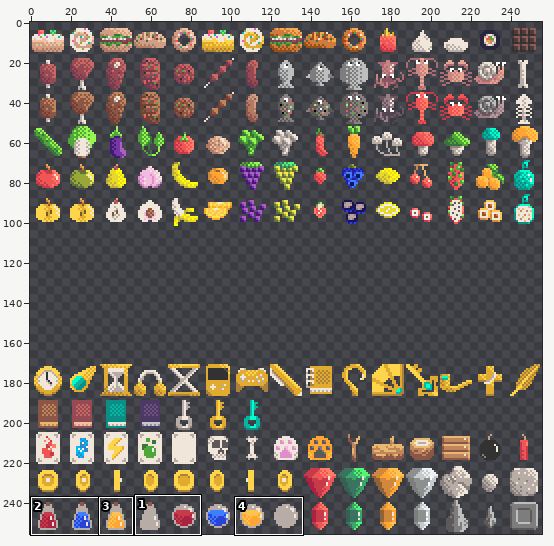
One commit to this sprite sheet: Assets/Yaya/Artwork/Texture/Item.png. Above, an overview of the earlier version with the close-up marked.
Close-up. The starting point:
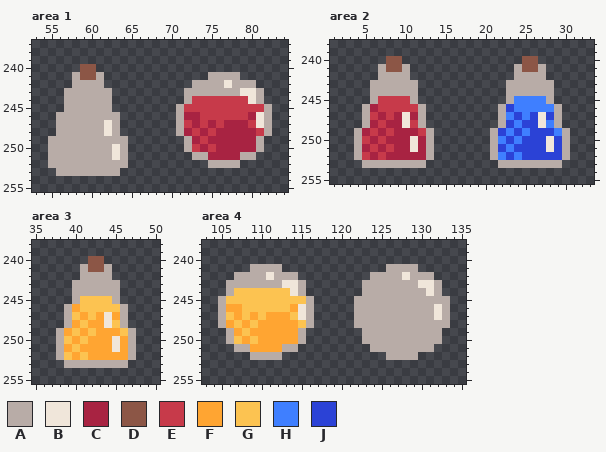
The file is 256x256 pixels. Colours within 5 levels of each other are drawn and written as one. Shown: area 1: x 53..84, y 237..255; area 2: x 1..33, y 238..255; area 3: x 35..50, y 238..255; area 4: x 103..135, y 238..255. The commit also changed other parts of the picture, which this record leaves out.
Palette (. is transparent): A #b8aca7  B #f0e6da  C #a82342  D #8c5646  E #c73a4a  F #ffa532  G #fcc351  H #3f7fff  J #2b42d6
Pixels before, area 1, first column x 55:
240 ....DD......................
241 ...ADDA.............AAAA....
242 ...AAAA...........AAAABAAA..
243 ..AAAAAA.........AAAAAAABBA.
244 ..AAAAAA.........AEEEEEEEBA.
245 ..AAAAAA........AEEEEEEEEEEA
246 .AAAAAAAA.......ACCEEEEEECBA
247 .AAAAAABA.......AECECECCCEBA
248 .AAAAAABA.......ACECECCCCCEA
249 AAAAAAAAAA.......ACECCCCCCA.
250 AAAAAAAABA.......AECECCCCCA.
251 AAAAAAAABA........AACCCCAA..
252 AAAAAAAAAA..........AAAA....
253 .AAAAAAAA...................
Pixels before, area 2, first column x 4:
240 ....DD...............DD....
241 ...ADDA.............ADDA...
242 ...AAAA.............AAAA...
243 ..AAAAAA...........AAAAAA..
244 ..AAAAAA...........AAAAAA..
245 ..AEEEEA...........AHHHHA..
246 .ACEEEEEA.........AJHHHHHA.
247 .AECECBCA.........AHJHJBJA.
248 .ACECCBEA.........AJHJJBHA.
249 ACECECCCEA.......AJHJHJJJHA
250 AECECCCBCA.......AHJHJJJBJA
251 ACECECCBCA.......AJHJJJJBJA
252 AECECCCCCA.......AHJHJJJJJA
253 .AAAAAAAA.........AAAAAAAA.
Pixels before, area 3, first column x 38:
240 ....DD....
241 ...ADDA...
242 ...AAAA...
243 ..AAAAAA..
244 ..AAAAAA..
245 ..AGGGGA..
246 .AFGGGGGA.
247 .AGFGFBFA.
248 .AFGFFBGA.
249 AFGFGFFFGA
250 AGFGFFFBFA
251 AFGFFFFBFA
252 AGFGFFFFFA
253 .AAAAAAAA.
Pixels before, area 4, first column x 105:
241 ....AAAA.............AAAA....
242 ..AAAABAAA.........AAAABAAA..
243 .AAAAAAABBA.......AAAAAAABBA.
244 .AGGGGGGGBA.......AAAAAAAABA.
245 AGGGGGGGGGGA.....AAAAAAAAAAAA
246 AFFGGGGGGFBA.....AAAAAAAAAABA
247 AGFGFGFFFGBA.....AAAAAAAAAABA
248 AFGFGFFFFFGA.....AAAAAAAAAAAA
249 .AFGFFFFFFA.......AAAAAAAAAA.
250 .AGFGFFFFFA.......AAAAAAAAAA.
251 ..AAFFFFAA.........AAAAAAAA..
252 ....AAAA.............AAAA....
New version:
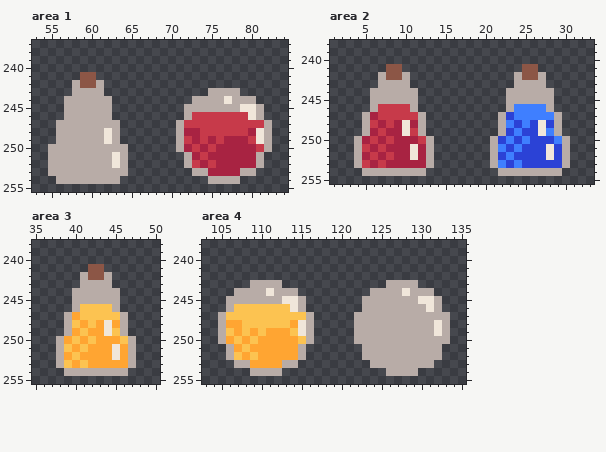
Difference:
Area 1:
y 240: x 59..60 DD -> ..
y 241: x 58 A -> .; x 61 A -> .; x 75..78 AAAA -> ....
y 242: x 59..60 AA -> DD; x 73..80 AAAABAAA -> ........
y 243: x 57 A -> .; x 62 A -> .; x 72..74 AAA -> ...; x 79..81 BBA -> ...
y 244: x 72..81 AEEEEEEEBA -> .AAAABAAA.
y 245: x 71..82 AEEEEEEEEEEA -> .AAAAAAABBA.
y 246: x 56 A -> .; x 63 A -> .; x 71..73 ACC -> .AE; x 80..82 CBA -> BA.
y 247: x 62 B -> A; x 73 C -> E; x 75 C -> E; x 77..79 CCC -> EEE; x 81 B -> E
y 248: x 73..74 EC -> CE; x 76..79 CCCC -> EEEE; x 81 E -> B
y 249: x 55 A -> .; x 62 A -> B; x 64 A -> .; x 71..72 .A -> AE; x 76 C -> E; x 80..82 CA. -> EBA
y 250: x 63 B -> A; x 71..72 .A -> AC; x 81..82 A. -> EA
y 251: x 72..74 .AA -> ACE; x 79..81 AA. -> CCA
y 252: x 63 A -> B; x 72..81 ...AAAA... -> AECECCCCCA
y 253: x 55 . -> A; x 64 . -> A; x 73..80 ........ -> AACCCCAA
y 254: x 56..63 ........ -> AAAAAAAA; x 75..78 .... -> AAAA
Area 2:
y 240: x 8..9 DD -> ..; x 25..26 DD -> ..
y 241: x 7 A -> .; x 10 A -> .; x 24 A -> .; x 27 A -> .
y 242: x 8..9 AA -> DD; x 25..26 AA -> DD
y 243: x 6 A -> .; x 11 A -> .; x 23 A -> .; x 28 A -> .
y 245: x 7..10 EEEE -> AAAA; x 24..27 HHHH -> AAAA
y 246: x 5..6 AC -> .A; x 11..12 EA -> A.; x 22..23 AJ -> .A; x 28..29 HA -> A.
y 247: x 6..7 EC -> CE; x 9..11 CBC -> EEE; x 23..24 HJ -> JH; x 26..28 JBJ -> HHH
y 248: x 6..8 CEC -> ECE; x 11 E -> C; x 23..25 JHJ -> HJH; x 28 H -> J
y 249: x 4..8 ACECE -> .ACEC; x 10..13 CCEA -> BEA.; x 21..25 AJHJH -> .AJHJ; x 27..30 JJHA -> BHA.
y 250: x 5..8 ECEC -> CECE; x 11..12 BC -> CE; x 22..25 HJHJ -> JHJH; x 28..29 BJ -> JH
y 251: x 5..8 CECE -> ECEC; x 22..24 JHJ -> HJH
y 252: x 5..8 ECEC -> CECE; x 11 C -> B; x 22..24 HJH -> JHJ; x 28 J -> B
y 253: x 4..13 .AAAAAAAA. -> AECECCCCCA; x 21..30 .AAAAAAAA. -> AHJHJJJJJA
y 254: x 5..12 ........ -> AAAAAAAA; x 22..29 ........ -> AAAAAAAA
Area 3:
y 240: x 42..43 DD -> ..
y 241: x 41 A -> .; x 44 A -> .
y 242: x 42..43 AA -> DD
y 243: x 40 A -> .; x 45 A -> .
y 245: x 41..44 GGGG -> AAAA
y 246: x 39..40 AF -> .A; x 45..46 GA -> A.
y 247: x 40..41 GF -> FG; x 43..45 FBF -> GGG
y 248: x 40..42 FGF -> GFG; x 45 G -> F
y 249: x 38..42 AFGFG -> .AFGF; x 44..47 FFGA -> BGA.
y 250: x 39..42 GFGF -> FGFG; x 45..46 BF -> FG
y 251: x 39..41 FGF -> GFG
y 252: x 39..41 GFG -> FGF; x 45 F -> B
y 253: x 38..47 .AAAAAAAA. -> AGFGFFFFFA
y 254: x 39..46 ........ -> AAAAAAAA
Area 4:
y 241: x 109..112 AAAA -> ....; x 126..129 AAAA -> ....
y 242: x 107..114 AAAABAAA -> ........; x 124..131 AAAABAAA -> ........
y 243: x 106..108 AAA -> ...; x 113..115 BBA -> ...; x 123..125 AAA -> ...; x 130..132 BBA -> ...
y 244: x 106..115 AGGGGGGGBA -> .AAAABAAA.; x 123 A -> .; x 128 A -> B; x 131..132 BA -> A.
y 245: x 105..116 AGGGGGGGGGGA -> .AAAAAAABBA.; x 122 A -> .; x 130..131 AA -> BB; x 133 A -> .
y 246: x 105..107 AFF -> .AG; x 114..116 FBA -> BA.; x 122 A -> .; x 131..133 ABA -> BA.
y 247: x 107 F -> G; x 109 F -> G; x 111..113 FFF -> GGG; x 115 B -> G; x 132 B -> A
y 248: x 107..108 GF -> FG; x 110..113 FFFF -> GGGG; x 115 G -> B; x 132 A -> B
y 249: x 105..106 .A -> AG; x 110 F -> G; x 114..116 FA. -> GBA; x 122 . -> A; x 132..133 A. -> BA
y 250: x 105..106 .A -> AF; x 115..116 A. -> GA; x 122 . -> A; x 133 . -> A
y 251: x 106..108 .AA -> AFG; x 113..115 AA. -> FFA; x 123 . -> A; x 132 . -> A
y 252: x 106..115 ...AAAA... -> AGFGFFFFFA; x 123..125 ... -> AAA; x 130..132 ... -> AAA
y 253: x 107..114 ........ -> AAFFFFAA; x 124..131 ........ -> AAAAAAAA
y 254: x 109..112 .... -> AAAA; x 126..129 .... -> AAAA
Pixel boxes of the changes (left, top, right, bottom) in both close-ups:
changed: (48, 64, 128, 184)
changed: (176, 72, 272, 184)
changed: (354, 56, 434, 176)
changed: (490, 56, 570, 176)
changed: (56, 256, 136, 376)
changed: (218, 264, 314, 376)
changed: (354, 264, 450, 376)
